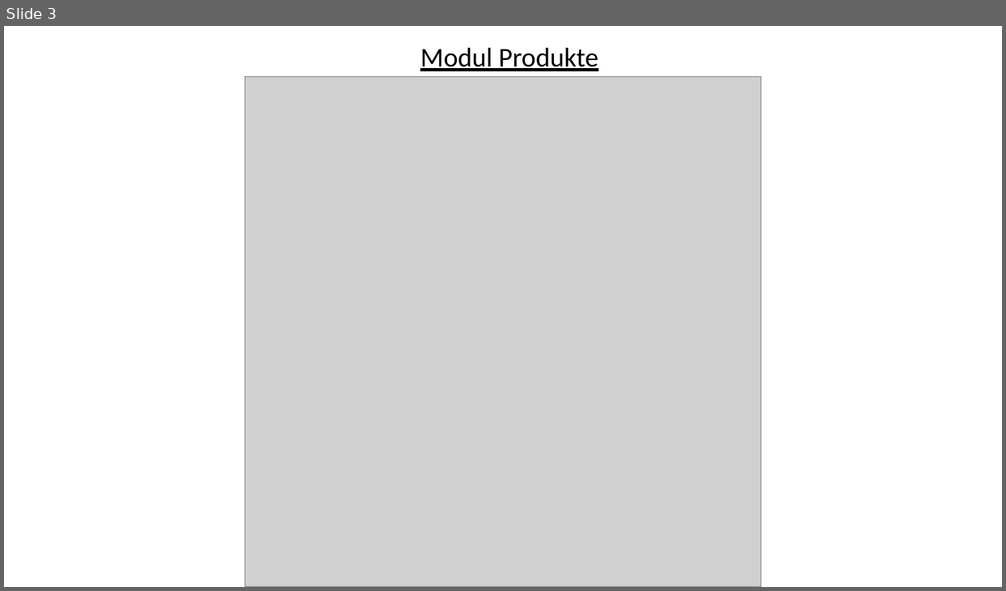
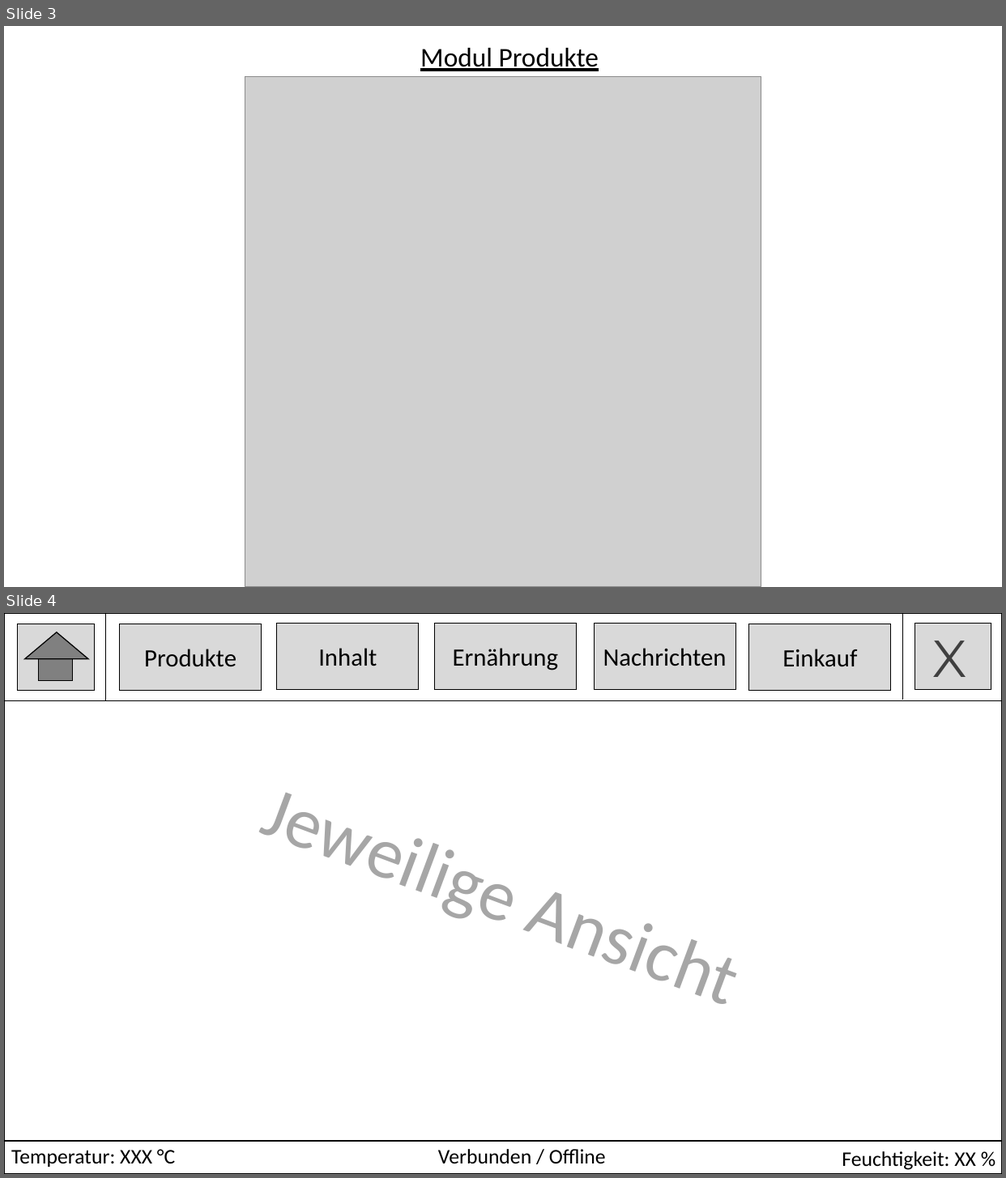
Before and after one commit to juliusbaechle/Smart-ReFITgerator, a slide deck: Dokumentation/grobkonzept.pptx. Shown one above the other, each under a label of ours: slide 3 before the commit, slides 3 and 4 after it. The pictures are 1006x591 and 1006x1178 pixels, drawn with LibreOffice and Linux fonts; fonts in the diff are those of the drawing; grey boxes stand for pictures. Boxes give left, top, right and bottom in pixels: in the first picture for what was removed or moved away, otherwise in the second. Text is boxed around its words. In the diff, an @@ line names an element or a change of style, - is before the commit and + after.

```diff
--- a/Dokumentation/grobkonzept.pptx
+++ b/Dokumentation/grobkonzept.pptx
@@ slide 4 added at box(4, 613, 1002, 1174), background #FFFFFF @@
@@ rectangle added at box(4, 614, 1002, 1174), outline #000000 1 pt @@
@@ rectangle added at box(18, 624, 94, 691), fill #D9D9D9, outline #000000 0.75 pt @@
@@ triangle added at box(25, 632, 88, 659), fill #808080, outline #000000 1 pt @@
@@ line added from (106, 700) to (106, 614), #000000 1 pt @@
@@ rectangle added at box(119, 624, 261, 691), fill #D9D9D9, outline #000000 0.75 pt, 24 pt, text #000000 @@
+Produkte
@@ rectangle added at box(277, 624, 419, 690), fill #D9D9D9, outline #000000 0.75 pt, 24 pt, text #000000 @@
+Inhalt
@@ rectangle added at box(434, 624, 576, 690), fill #D9D9D9, outline #000000 0.75 pt, 24 pt, text #000000 @@
+Ernährung
@@ rectangle added at box(594, 624, 735, 690), fill #D9D9D9, outline #000000 0.75 pt, 24 pt, text #000000 @@
+Nachrichten
@@ rectangle added at box(750, 624, 891, 691), fill #D9D9D9, outline #000000 0.75 pt, 24 pt, text #000000 @@
+Einkauf
@@ line added from (903, 700) to (903, 613), #000000 1 pt @@
@@ rectangle added at box(915, 624, 991, 690), fill #D9D9D9, outline #000000 0.75 pt @@
@@ rectangle added at box(39, 650, 72, 680), fill #808080, outline #000000 1 pt @@
@@ text added at box(932, 641, 966, 690), 50 pt, text #404040 @@
+X
@@ line added from (4, 700) to (1002, 700), #000000 1 pt @@
@@ text added at box(244, 758, 766, 1029), 70 pt, text #A6A6A6 @@
+Jeweilige Ansicht
@@ line added from (4, 1142) to (1002, 1142), #000000 1 pt @@
@@ text added at box(11, 1149, 175, 1167), 20 pt, text #000000 @@
+Temperatur: XXX °C
@@ text added at box(438, 1149, 606, 1164), 20 pt, text #000000 @@
+Verbunden / Offline
@@ text added at box(842, 1152, 976, 1170), 20 pt, text #000000 @@
+Feuchtigkeit: XX %
```
Also in this commit, not shown: 2 other slides added.
